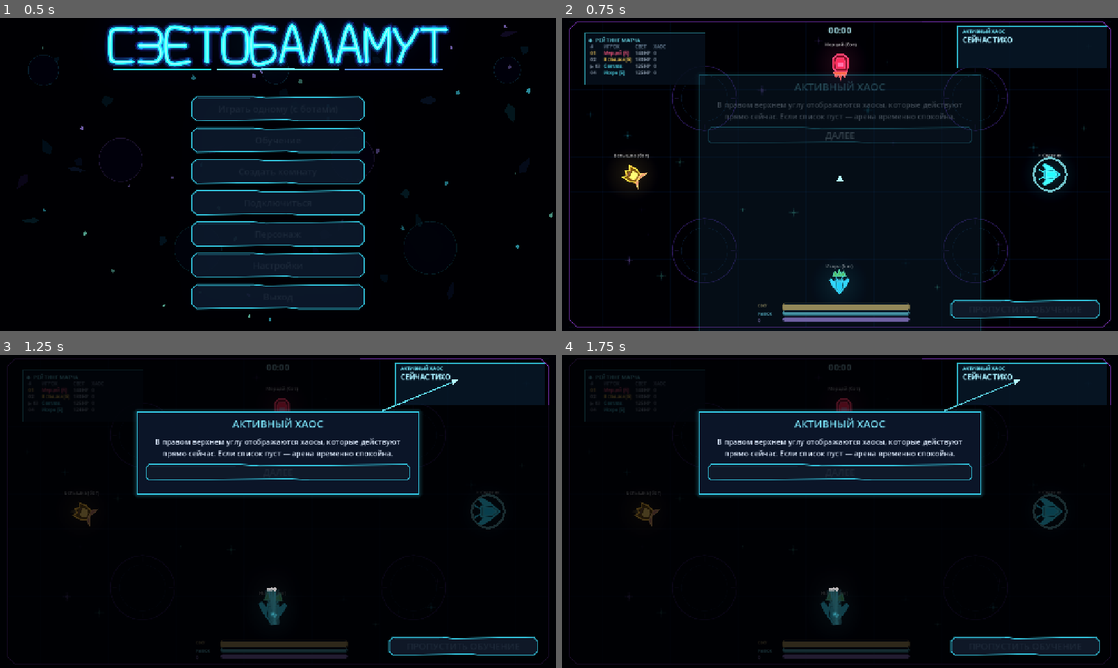
Above: before the commit, frames 1-4 (two rows, left to right).
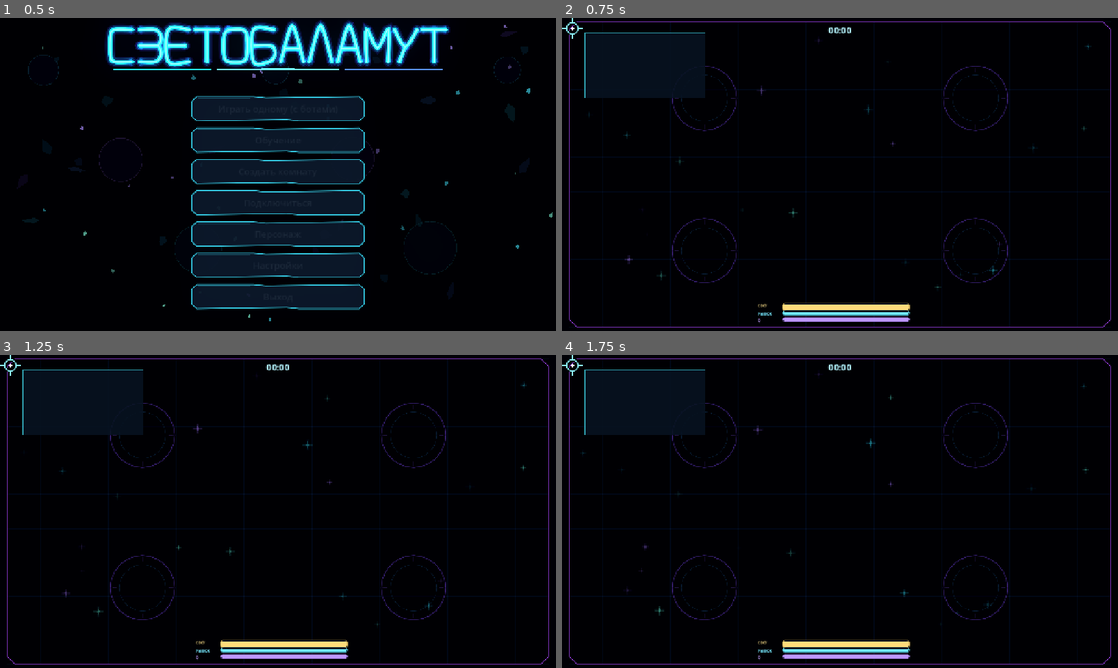
Above: after the commit, the same moments.

Repository: DvoreZZKy/svetobalamut
Game: Godot game, scene res://scenes/menu.tscn
The game is run twice, just before and just after one commit, with the same random seed, the same clock (stepped at 60 frames per second) and the same inputs.
Inputs (mouse positions are in pixels of both pictures, inside the frame that each line leads up to):
- Up to frame 1 (0.5 s): no input
- Up to frame 2 (0.75 s): click "Играть одному (с ботами)" at 0.5 s
- Up to frame 3 (1.25 s): no input
- Up to frame 4 (1.75 s): tap Enter (restart) at 1.25 s; move the mouse to (962, 495) at 1.27 s; hold D (right) from 1.28 s (still down); tap Q (ability) at 1.35 s; click (962, 495) at 1.42 s

Frame 1 is identical in both runs. In frame 2, 12% of the frame differs, in the area x 0-99%, y 0-100%; in frame 3, 23%; in frame 4, 23%, in the area x 0-99%, y 0-99%.
Error after the commit: Parse Error: Cannot infer the type of "wave_damage" variable because the value doesn't have a set type. (res://scripts/sim.gd:334)

Commit message:
Make bots seek upgrades and rebalance damage

Diff:
--- a/scripts/sim.gd
+++ b/scripts/sim.gd
@@ -331,7 +331,10 @@
 		if distance > wave_radius:
 			continue
 		var direction: Vector2 = offset.normalized() if distance > 0.01 else p.aim
-		_damage(target, WAVE_DAMAGE * p.attack * (1.35 if str(p.get("buff", "")) == "overdrive" else 1.0), p.id, false)
+		var wave_damage := WAVE_DAMAGE * p.attack * (1.35 if str(p.get("buff", "")) == "overdrive" else 1.0)
+		if p.kind == 1 and int(target.get("kind", -1)) == 1:
+			wave_damage *= 2.0
+		_damage(target, wave_damage, p.id, false)
 		target.vel += direction * WAVE_PUSH * (1.0 - 0.25 * distance / wave_radius)
 	for eater in eaters:
 		if eater.dead:
@@ -508,11 +511,11 @@
 	var global_state := (Engine.get_main_loop() as SceneTree).root.get_node_or_null("G")
 	if global_state != null and bool(global_state.get("tutorial_active")) and bool(p.get("human", false)):
 		return
-	var reduced: float = dmg * float(p.get("defense", 1.0)) * 0.70
+	var reduced: float = dmg * float(p.get("defense", 1.0)) * 0.90
 	if str(p.get("buff", "")) == "shield":
 		reduced *= 0.62
 	if p.kind == 1 and p.ability_t > 0.0:
-		reduced *= 0.50
+		reduced *= 0.72
 	p.light -= reduced
 	events.append({"t": "hurt", "id": p.id, "amount": reduced})
 	if src != 0 and src != p.id and players.has(src) and not players[src].shadow and not players[src].decoy:
@@ -704,7 +707,10 @@
 				if p.id == b.owner and b.bn == 0:
 					continue
 				if (p.pos - b.pos).length_squared() < pow(P_RADIUS + float(b.get("radius", 6.0)), 2):
-					_damage(p, float(b.get("dmg", BULLET_DMG)), b.owner, b.bn > 0)
+					var hit_damage := float(b.get("dmg", BULLET_DMG))
+					if players.has(b.owner) and int(players[b.owner].get("kind", -1)) == 1 and int(p.get("kind", -1)) == 1:
+						hit_damage *= 2.0
+					_damage(p, hit_damage, b.owner, b.bn > 0)
 					dead = true
 					break
 		if not dead:
@@ -952,7 +958,19 @@
 		b.t = lerpf(1.45, 0.85, skill) * rng.randf_range(0.75, 1.35)
 		b.strafe = -1.0 if rng.randf() < 0.5 else 1.0
 		b.want = lerpf(500.0, 420.0, skill) + rng.randf_range(-110.0, 110.0)
+		b.seek_pickup = not pickups.is_empty() and rng.randf() < 0.48
 	var mv := Vector2.ZERO
+	if bool(b.get("seek_pickup", false)) and not pickups.is_empty():
+		var nearest_pickup: Dictionary = {}
+		var nearest_pickup_d := 520.0 * 520.0
+		for pickup in pickups:
+			var pickup_d: float = p.pos.distance_squared_to(pickup.pos)
+			if pickup_d < nearest_pickup_d:
+				nearest_pickup_d = pickup_d
+				nearest_pickup = pickup
+		if not nearest_pickup.is_empty():
+			var pickup_dir: Vector2 = (nearest_pickup.pos - p.pos).normalized()
+			mv += pickup_dir * 1.55
 	for ghost in players.values():
 		if ghost.id == p.id or not ghost.shadow:
 			continue
